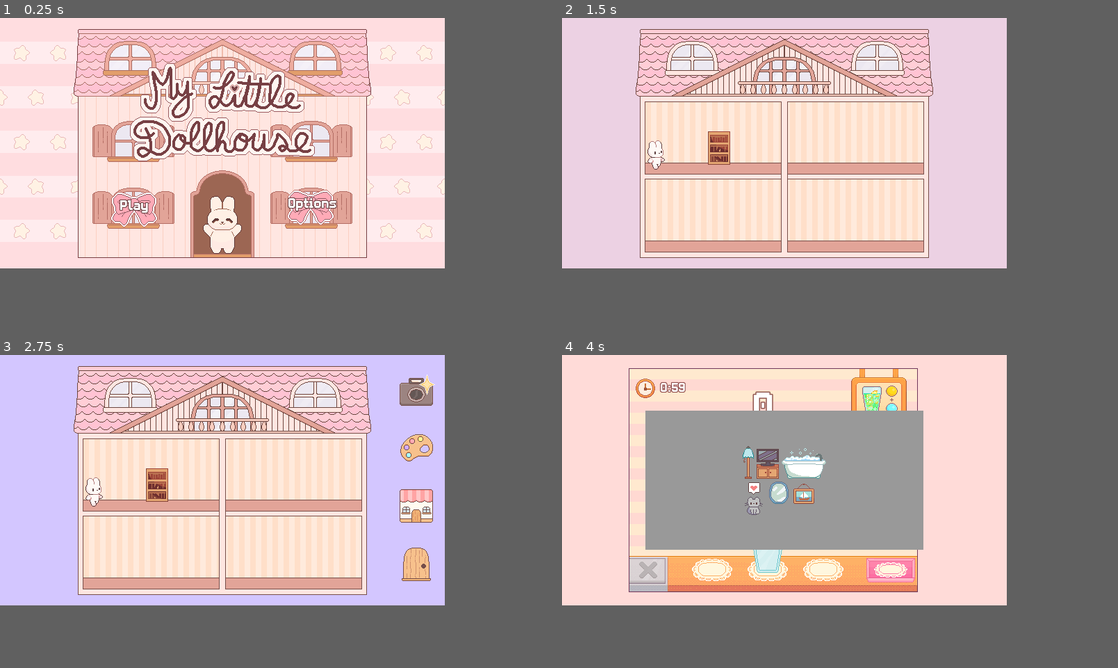
Above: before the commit, frames 1-4 (two rows, left to right).
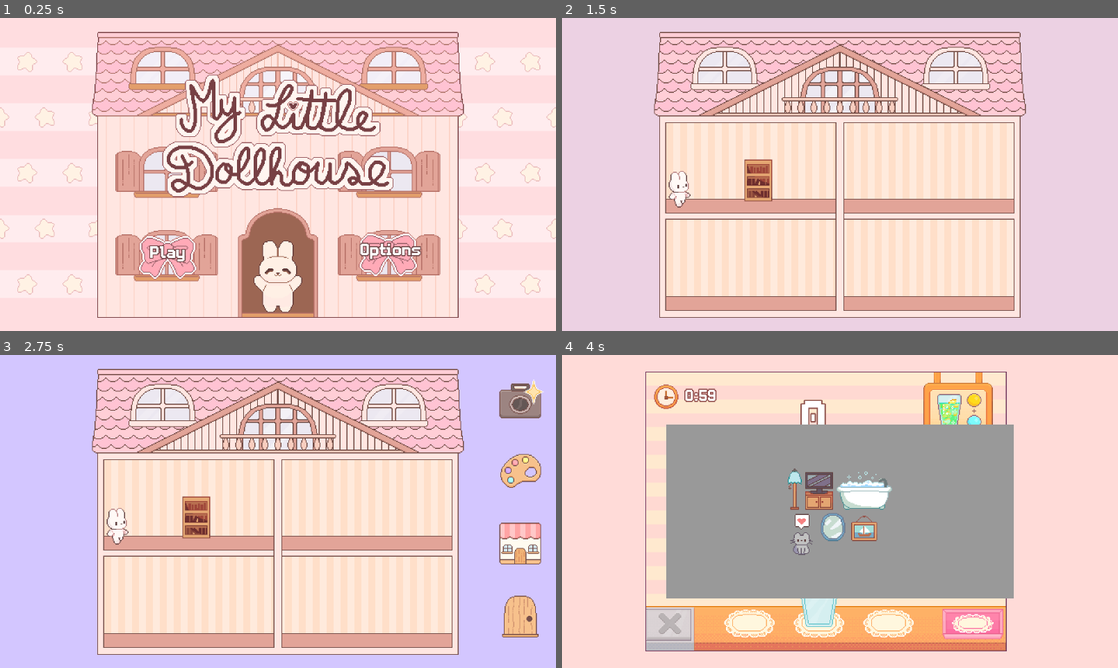
Above: after the commit, the same moments.

Repository: mon-b/girly-game-jam
Game: Godot game, scene res://ui/main_menu.tscn
The game is run twice, just before and just after one commit, with the same random seed, the same clock (stepped at 60 frames per second) and the same inputs.
Inputs (mouse positions are in pixels of both pictures, inside the frame that each line leads up to):
- Up to frame 1 (0.25 s): no input
- Up to frame 2 (1.5 s): click "Play" at 0.5 s; click (979, 55) at 1.25 s
- Up to frame 3 (2.75 s): click (417, 452) at 2 s
- Up to frame 4 (4 s): click (979, 508) at 2.75 s; click (979, 567) at 3.5 s
In our replay, the window is 640x360 before the commit and 800x450 after it. These sizes can differ from the game's own. Grey fills any space a smaller window leaves; there, only what the larger window draws over its background counts as a difference.

The runs differ from the first frame. In frame 1, 35% of the frame differs, in the area x 0-100%, y 3-96%; in frame 2, 36%; in frame 3, 46%, in the area x 13-98%, y 3-96%; in frame 4, 38%.

Commit message:
Scaled project to 2x

Diff:
--- a/project.godot
+++ b/project.godot
@@ -13,7 +13,8 @@
 config/name="Girly Game Jam"
 run/main_scene="uid://cpqy5834i78lw"
 config/features=PackedStringArray("4.6", "Forward Plus")
-config/icon="res://icon.svg"
+boot_splash/bg_color=Color(1, 0.8158333, 0.83320826, 1)
+config/icon="uid://b8jyo0k21ge6d"
 
 [audio]
 
@@ -26,9 +27,10 @@
 
 [display]
 
-window/size/viewport_width=640
-window/size/viewport_height=360
+window/size/viewport_width=1280
+window/size/viewport_height=720
 window/stretch/mode="canvas_items"
+window/stretch/scale=2.0
 window/stretch/scale_mode="integer"
 
 [input]
